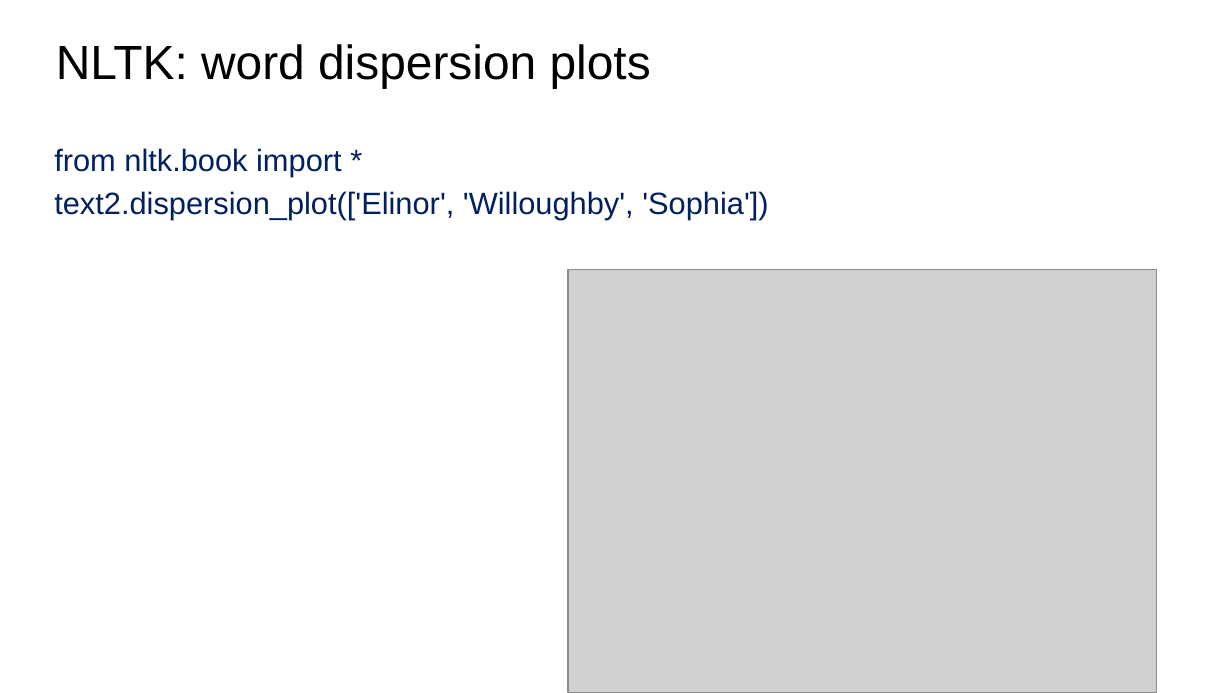
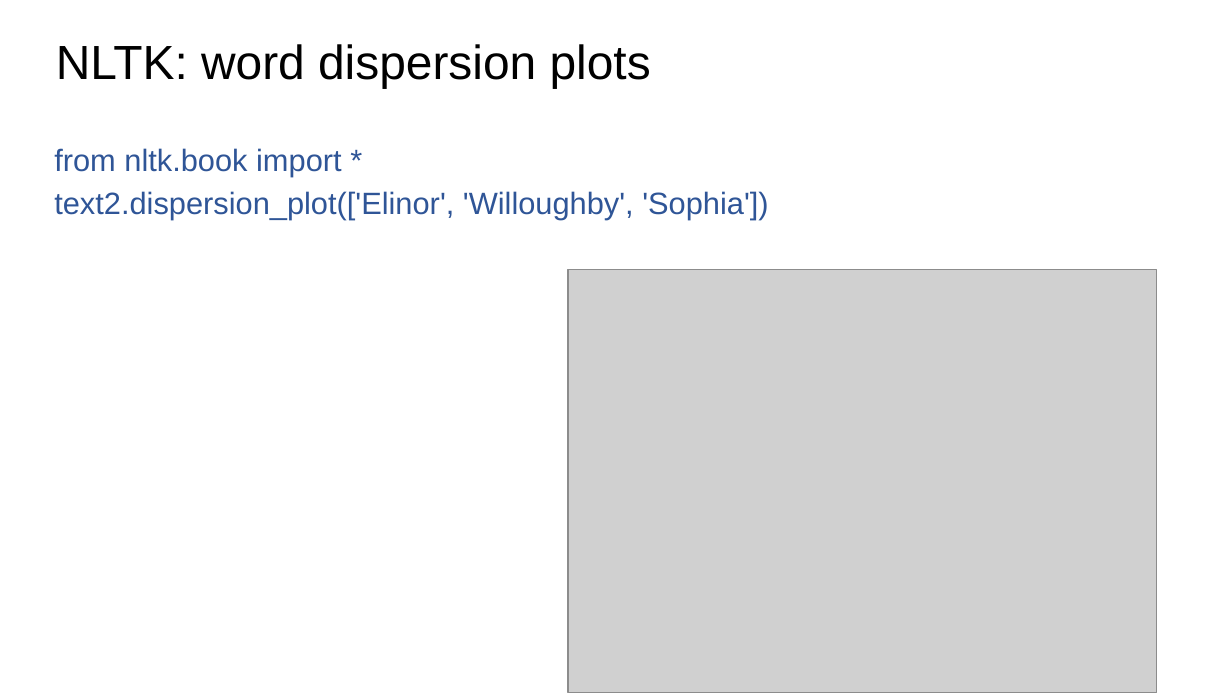
Before and after one commit to bodacea/datascienceforbeginners, a slide deck: slide 28 of Session 07 Text Data.pptx. Drawn at 1232x693 pixels with LibreOffice and Linux fonts; fonts in the diff are those of the drawing; grey boxes stand for pictures. Boxes give left, top, right and bottom in pixels: in the first picture for what was removed or moved away, otherwise in the second. Text is boxed around its words. In the diff, an @@ line names an element or a change of style, - is before the commit and + after.

```diff
--- a/Session 07 Text Data.pptx
+++ b/Session 07 Text Data.pptx
@@ text "from nltk.book import *" at (54, 148, 768, 219): text colour #002060 to #2F5597 @@
```
Also in this commit, not shown: 6 other slides changed, 5 other files.
